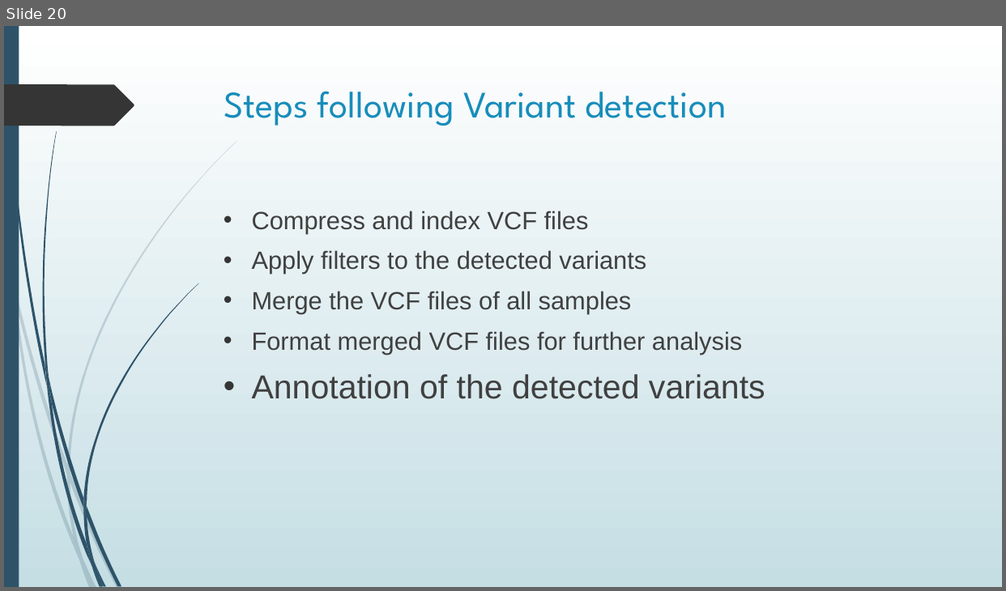
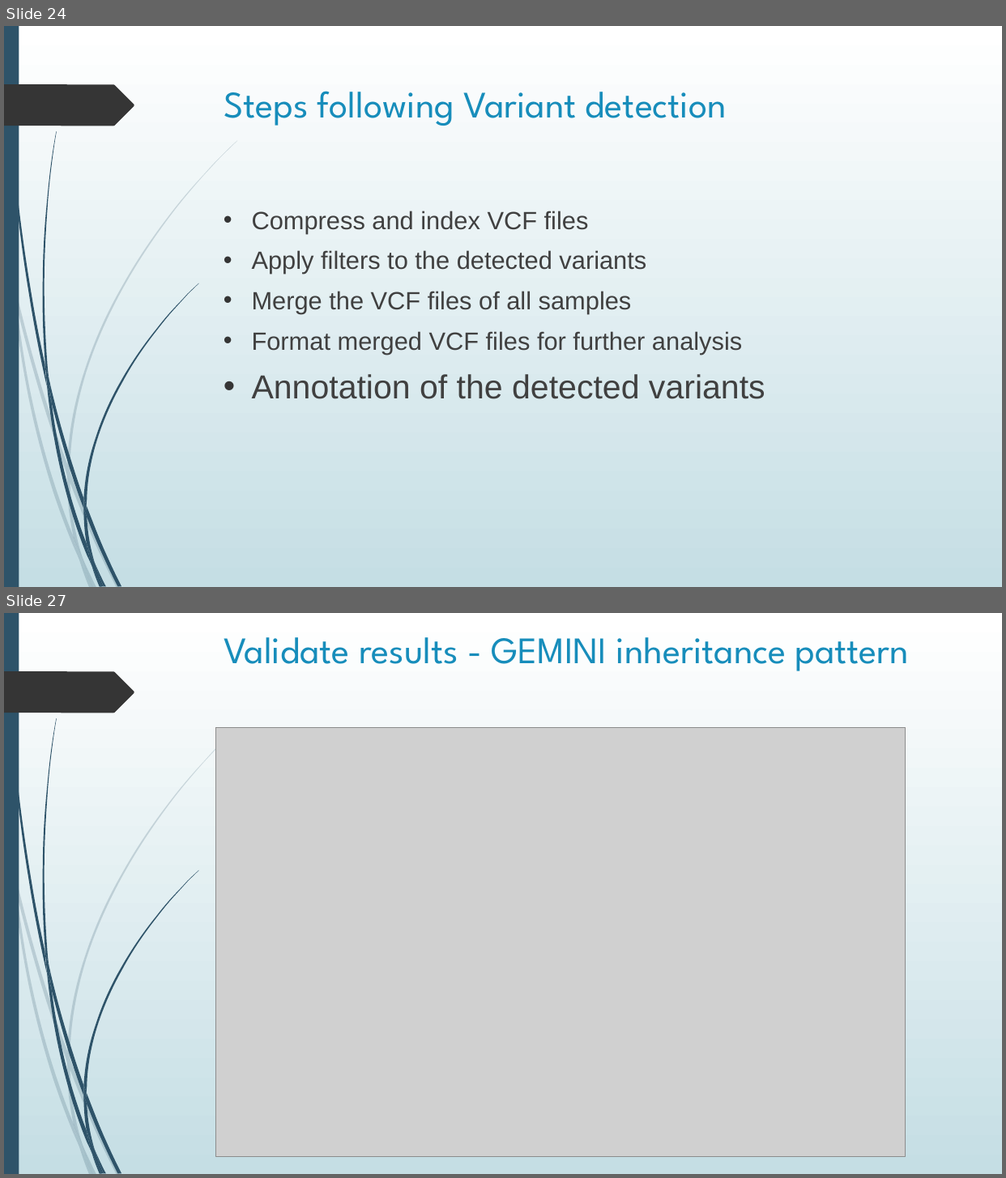
Before and after one commit to BiodataAnalysisGroup/IMGGE-WES-WGS-data-analysis-workshop, a slide deck: day 1/germline_variant_calling_slides.pptx. Shown one above the other, each under a label of ours: slide 20 before the commit, slides 24 and 27 after it; the slides between them are not shown. The pictures are 1006x591 and 1006x1178 pixels, drawn with LibreOffice and Linux fonts; fonts in the diff are those of the drawing; grey boxes stand for pictures. Boxes give left, top, right and bottom in pixels: in the first picture for what was removed or moved away, otherwise in the second. Text is boxed around its words. In the diff, an @@ line names an element or a change of style, - is before the commit and + after.

```diff
--- a/day 1/germline_variant_calling_slides.pptx
+++ b/day 1/germline_variant_calling_slides.pptx
@@ slide 27 added at [4, 613, 1002, 1174], background gradient #FFFFFF to #C5DEE5; not listed: 24 template elements that a slide beside it also shows @@
@@ title added at [224, 637, 909, 671], 36 pt, text #178DBB @@
+Validate results - GEMINI inheritance pattern
@@ picture added at [216, 727, 906, 1157] @@
@@ what was slide 20 is now slide 24 @@
```
Also in this commit, not shown: 2 slides changed, 5 other slides added.
